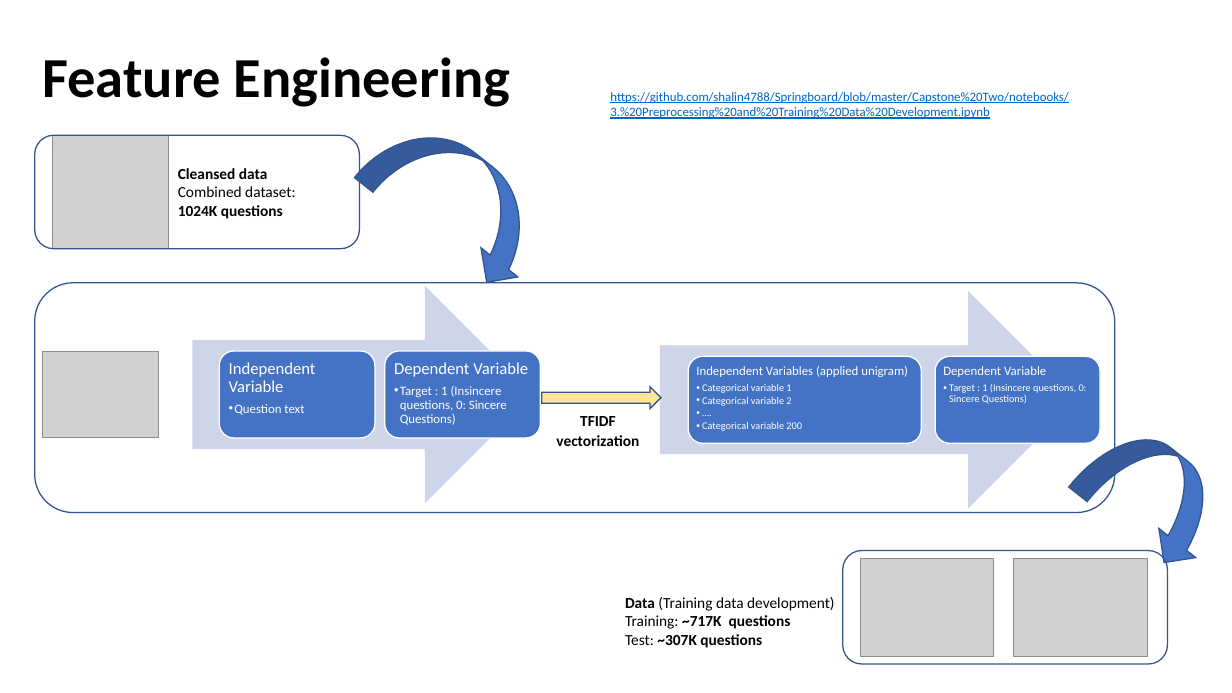
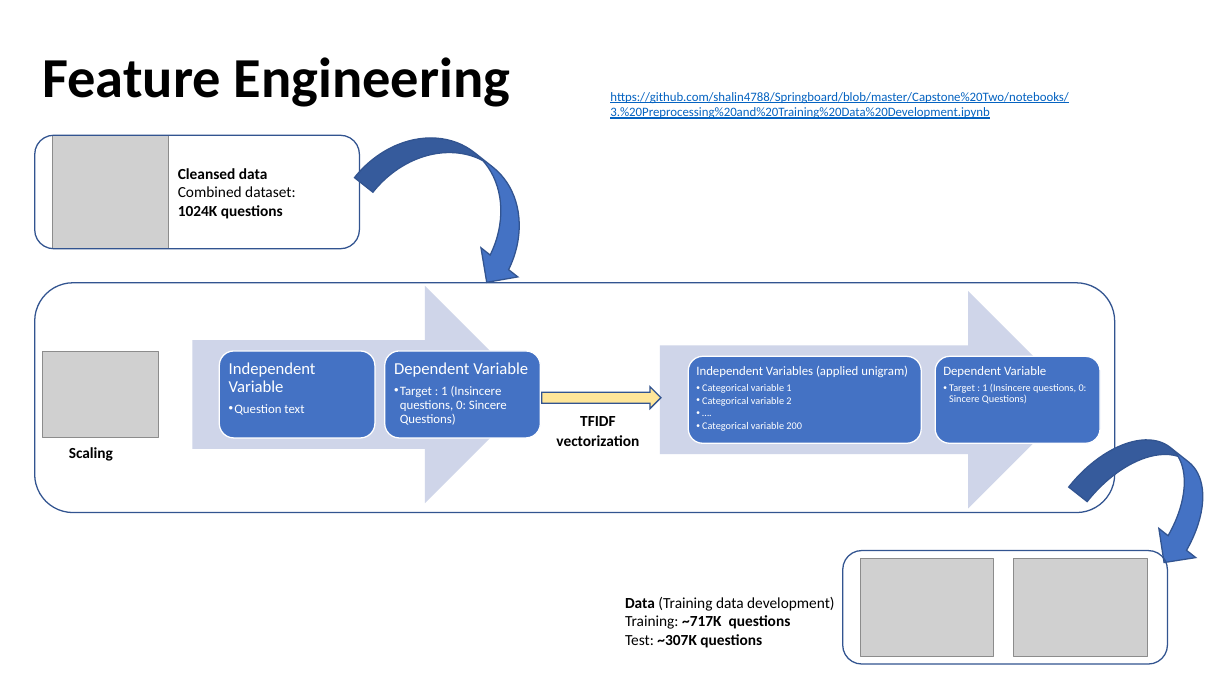
Before and after one commit to shalin4788/Springboard-Do-not-refer-, a slide deck: slide 9 of Capstone Two/reports/Capstone_Presentation.pptx. Drawn at 1232x693 pixels with LibreOffice and Linux fonts; fonts in the diff are those of the drawing; grey boxes stand for pictures. Boxes give left, top, right and bottom in pixels: in the first picture for what was removed or moved away, otherwise in the second. Text is boxed around its words. In the diff, an @@ line names an element or a change of style, - is before the commit and + after.

```diff
--- a/Capstone Two/reports/Capstone_Presentation.pptx
+++ b/Capstone Two/reports/Capstone_Presentation.pptx
@@ text added at (x1=69, y1=447, x2=113, y2=461), 12 pt, text #000000, bold @@
+Scaling
```
Also in this commit, not shown: 4 other slides changed.
